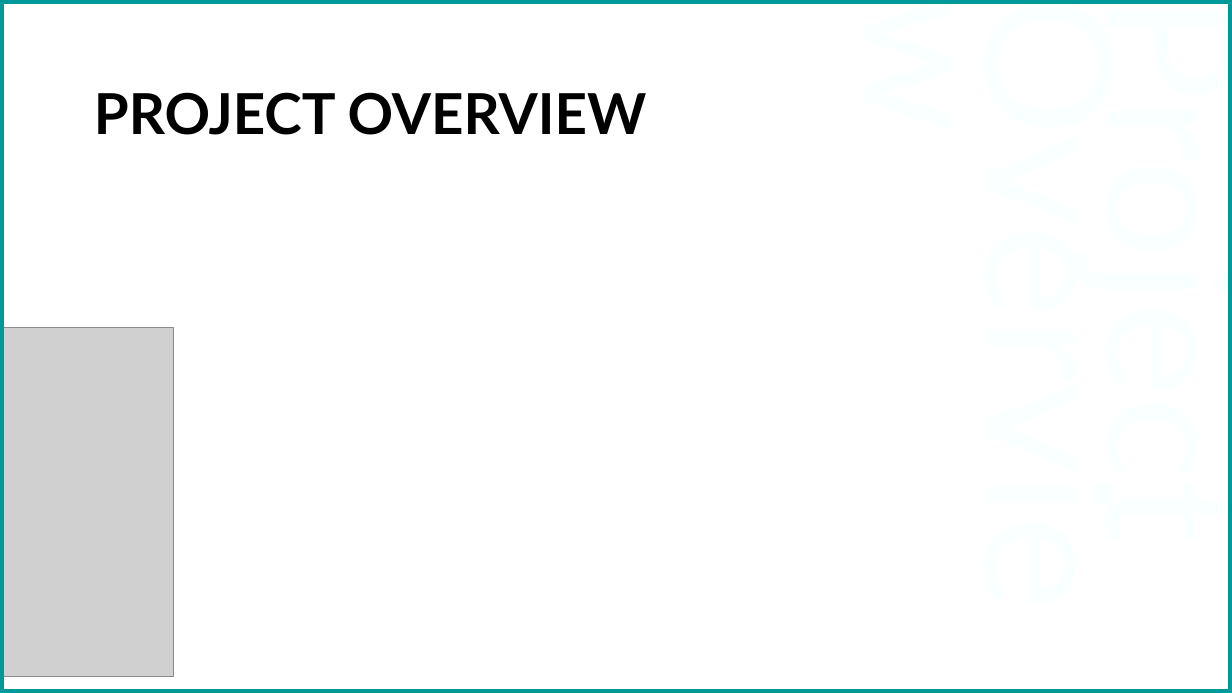
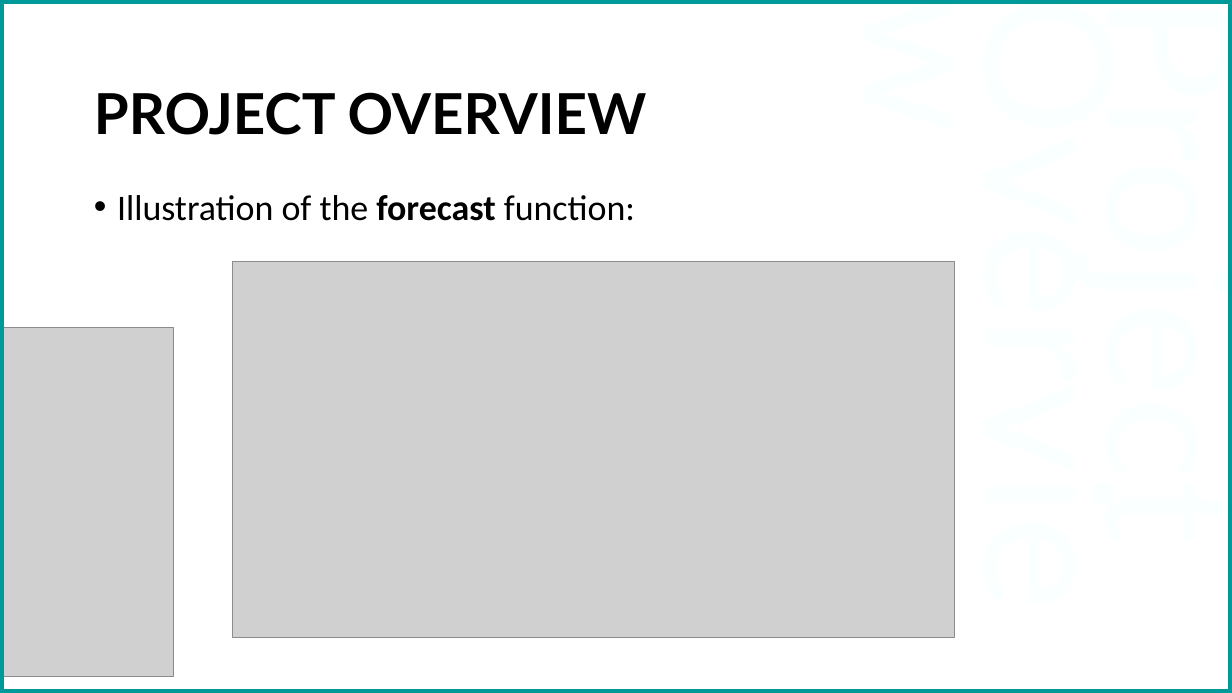
Before and after one commit to mulderandbuffy/Audio-Augmented-Reality, a slide deck: slide 5 of presentation/Project Presentation Slides.pptx (slide 2 before the commit). Drawn at 1232x693 pixels with LibreOffice and Linux fonts; fonts in the diff are those of the drawing; grey boxes stand for pictures. Boxes give left, top, right and bottom in pixels: in the first picture for what was removed or moved away, otherwise in the second. Text is boxed around its words. In the diff, an @@ line names an element or a change of style, - is before the commit and + after.

```diff
--- a/presentation/Project Presentation Slides.pptx
+++ b/presentation/Project Presentation Slides.pptx
@@ text added at box(117, 195, 635, 221), 28 pt, text #000000 @@
+• Illustration of the forecast function:
@@ picture added at box(233, 262, 955, 638) @@
```
Also in this commit, not shown: 1 other slide changed, 7 slides added, 2 slides removed, 38 other files.
